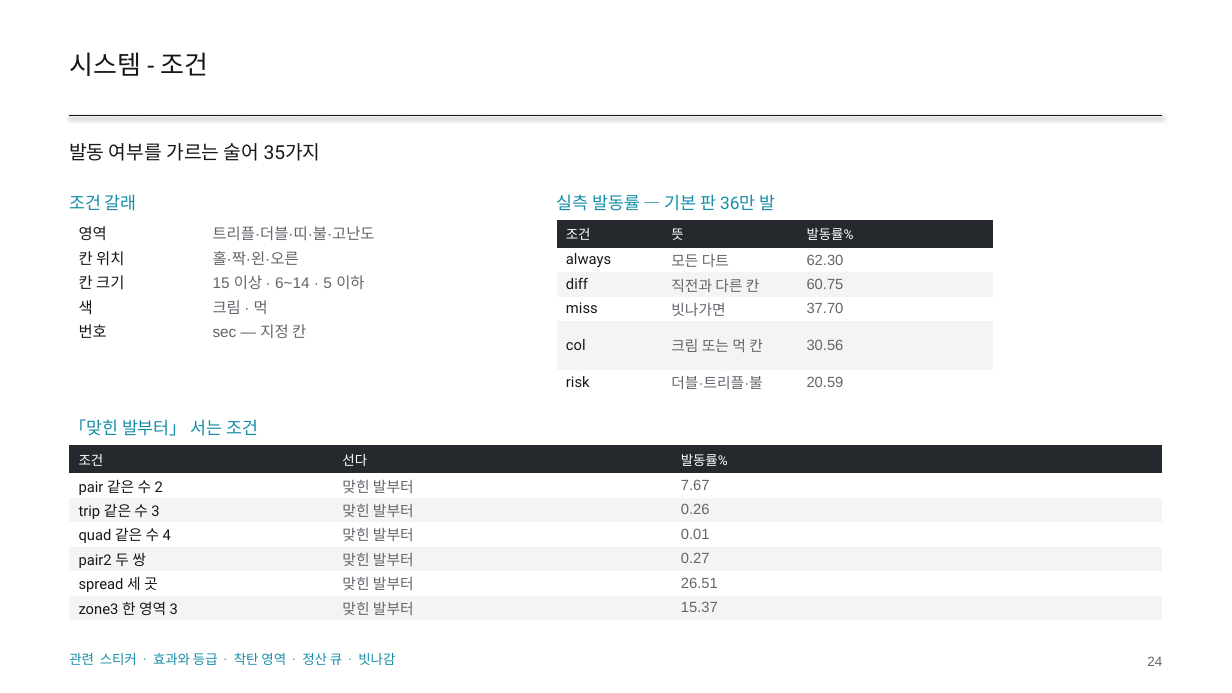
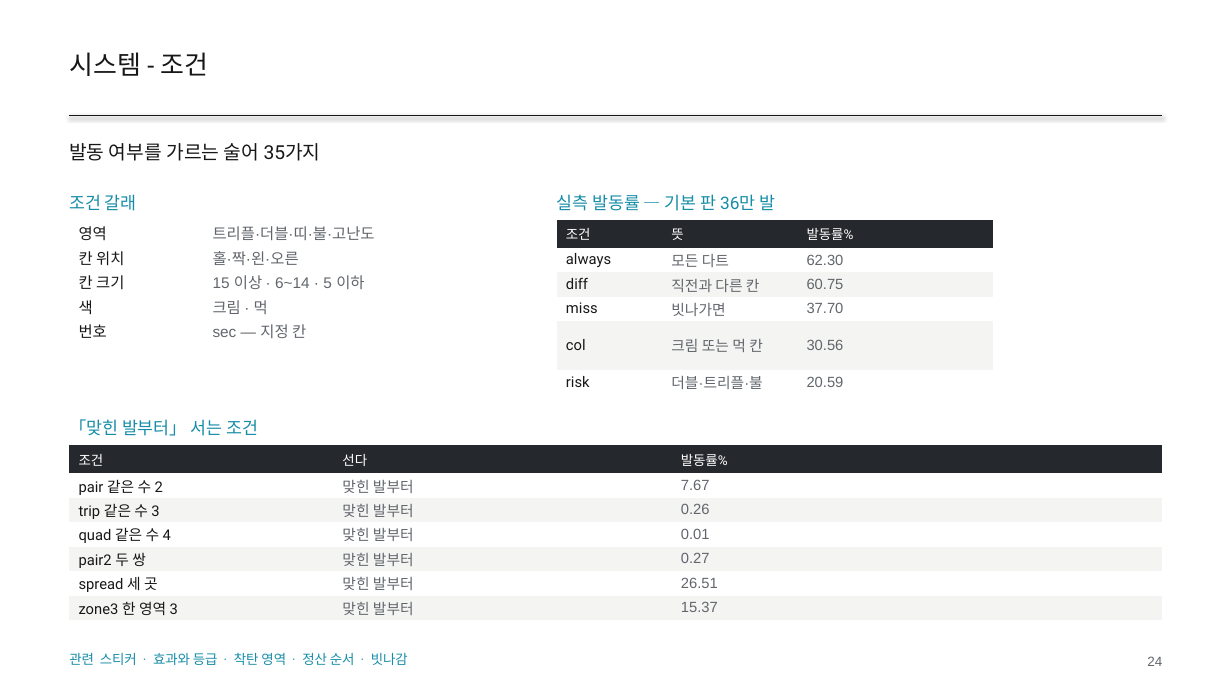
Before and after one commit to GGbong69/test-03, a slide deck: slide 24 of docs/HIGHTONE_기획서.pptx. Drawn at 1232x693 pixels with LibreOffice and Linux fonts; fonts in the diff are those of the drawing. Boxes give left, top, right and bottom in pixels: in the first picture for what was removed or moved away, otherwise in the second. Text is boxed around its words. In the diff, an @@ line names an element or a change of style, - is before the commit and + after.

```diff
--- a/docs/HIGHTONE_기획서.pptx
+++ b/docs/HIGHTONE_기획서.pptx
@@ text at box(69, 653, 408, 665): text changed @@
-관련 스티커 · 효과와 등급 · 착탄 영역 · 정산 큐 · 빗나감
+관련 스티커 · 효과와 등급 · 착탄 영역 · 정산 순서 · 빗나감
```
Also in this commit, not shown: 18 other slides changed, 3 other files.
